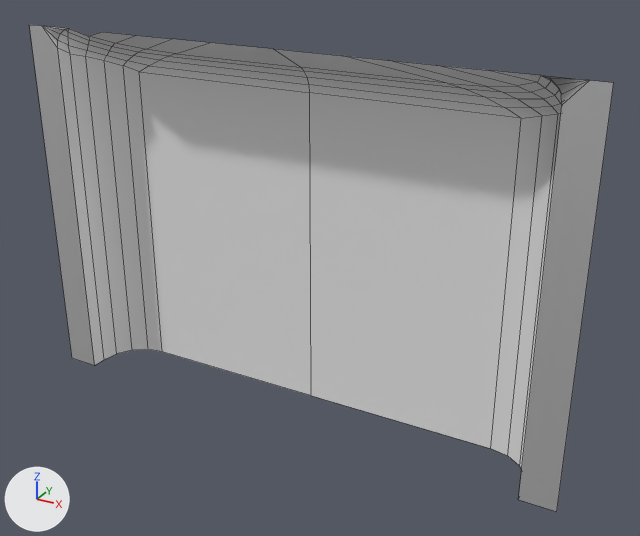
Renders of the FBX model Assets/Meshes/Environment/ModularKits/Arena_002/Arena_002_BackWindow.fbx from each side of a commit.
Rendered twice from a 50 mm camera at (25.7, 70.5, 30.4) aimed at (1.7, 114.2, 8.6). The axes (+X, +Y, +Z) are drawn at lower left. The lights are the same throughout. Mesh edges are drawn as thin lines. Where no turn or scale is listed for an object, it has been applied to the vertices. Vertices at the same position are counted once.

Objects in the first picture: 'Arena_002_BackWindow'.
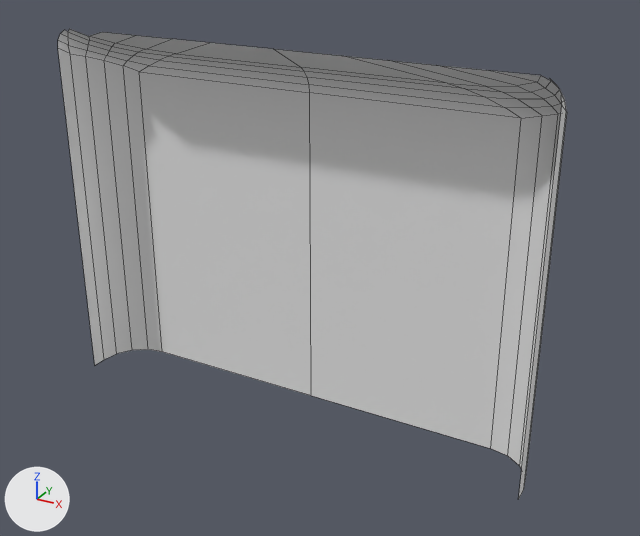
Pixel boxes [x1, y1, x2, y2] of what changed, in the pictures (640 x 536 px):
'Arena_002_BackWindow', reshaped (13% narrower)
    before: [30, 25, 614, 512]
    after: [58, 29, 567, 498]
part 1 of me_plane_020, deleted
    before: [30, 25, 95, 365]
part 2 of me_plane_020, deleted
    before: [518, 76, 614, 512]

Diff of the bpy script that builds the scene:
```diff
--- a/Assets/Meshes/Environment/ModularKits/Arena_002/Arena_002_BackWindow.fbx.py
+++ b/Assets/Meshes/Environment/ModularKits/Arena_002/Arena_002_BackWindow.fbx.py
@@ me_plane_020 @@
 me_plane_020.from_pydata(...)  # 92 vertices, 77 faces; spans x -18.0..18.0, y 112.0..116.0, z -2.0..22.0
 # used by ob_arena_002_backwindow; location = (0.0, 0.0, 0.0)
 # verts and faces of me_plane_020; kept vertices keep their numbers, new ones are numbered from 92
 # before: 0 (-15.8, 112.0, -2.0) at pixel (94, 365), 1 (-18.0, 112.0, -2.0) at pixel (72, 358), 2 (-18.0, 112.0, 22.0) at pixel (29, 24), 14 (-14.7, 112.0, 22.0) at pixel (69, 28), 42 (-15.8, 112.0, 20.7) at pixel (57, 48)
 # before: 43 (-16.9, 112.0, 22.0) at pixel (41, 25), 44 (-15.7, 112.0, 21.2) at pixel (57, 40), 45 (-15.5, 112.0, 21.6) at pixel (60, 33), 46 (-15.1, 112.0, 21.9) at pixel (64, 29)
 # before: 3 (15.8, 112.0, -2.0) at pixel (518, 499), 4 (18.0, 112.0, -2.0) at pixel (556, 511), 5 (18.0, 112.0, 22.0) at pixel (613, 82), 55 (14.7, 112.0, 22.0) at pixel (540, 75), 82 (15.8, 112.0, 20.7) at pixel (561, 105)
 # before: 83 (16.9, 112.0, 22.0) at pixel (589, 80), 84 (15.1, 112.0, 21.9) at pixel (549, 78), 85 (15.5, 112.0, 21.6) at pixel (556, 85), 86 (15.7, 112.0, 21.2) at pixel (561, 94)
-me_plane_020.materials.append(mat_mat_001_wall)  # light grey #cecece
+# me_plane_020 part 1
+delete_vertices([1, 2, 43])  # with the faces that use them
+# me_plane_020 part 2
+delete_vertices([4, 5, 83])  # with the faces that use them
 me_plane_020.materials.append(mat_glass)
```
